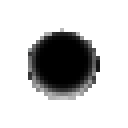
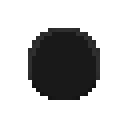
Two versions of the same layered image (128px x 128px). Layer-by-layer changes:
painted on "sludge.png" over [28, 28, 100, 100]
